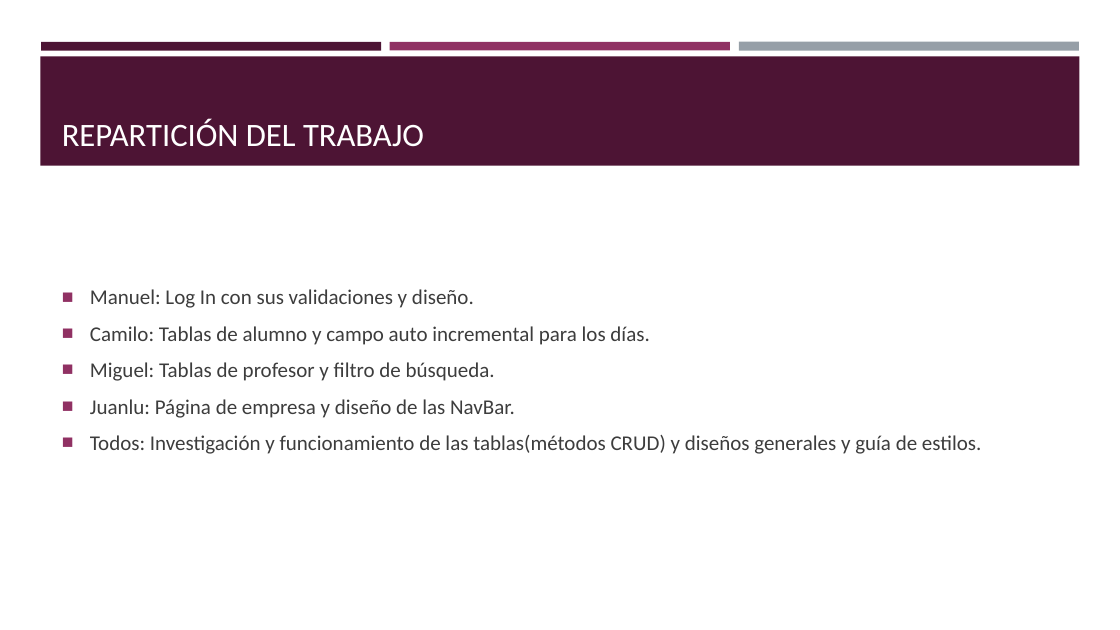
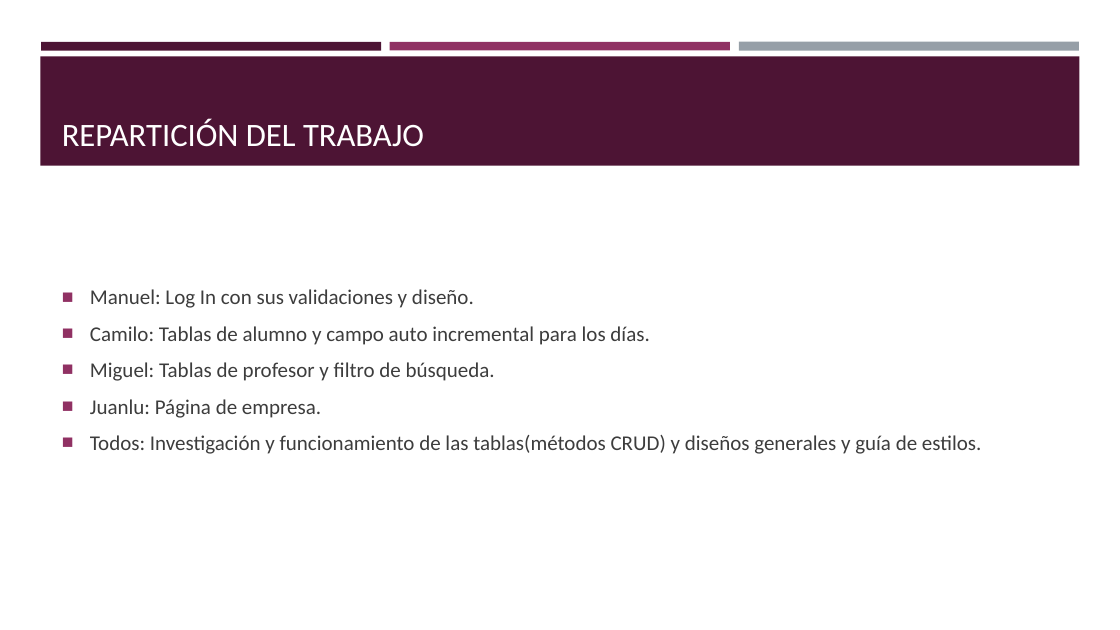
Before and after one commit to Chicago-Melimpio/alumnosProfes, a slide deck: slide 7 of Equipo 4+1.pptx. Drawn at 1120x630 pixels with LibreOffice and Linux fonts; fonts in the diff are those of the drawing. Boxes give left, top, right and bottom in pixels: in the first picture for what was removed or moved away, otherwise in the second. Text is boxed around its words. In the diff, an @@ line names an element or a change of style, - is before the commit and + after.

Commit message:
PPTX

```diff
--- a/Equipo 4+1.pptx
+++ b/Equipo 4+1.pptx
@@ text at box(90, 399, 321, 418): text changed @@
-■ Juanlu: Página de empresa y diseño de las NavBar.
+■ Juanlu: Página de empresa.
```
